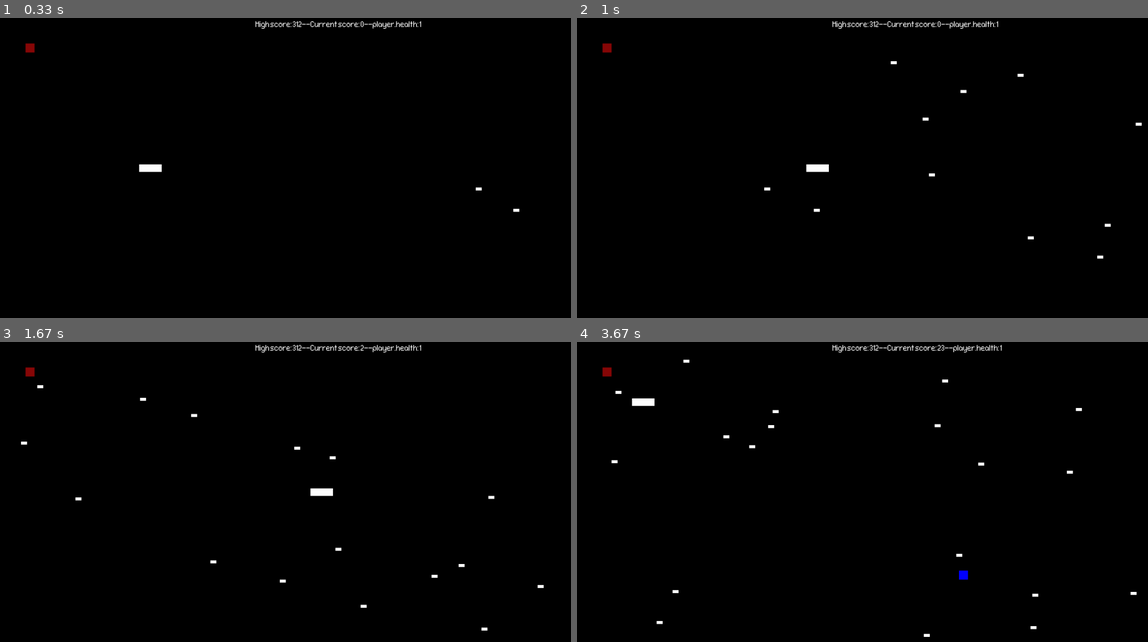
Above: before the commit, frames 1-4 (two rows, left to right).
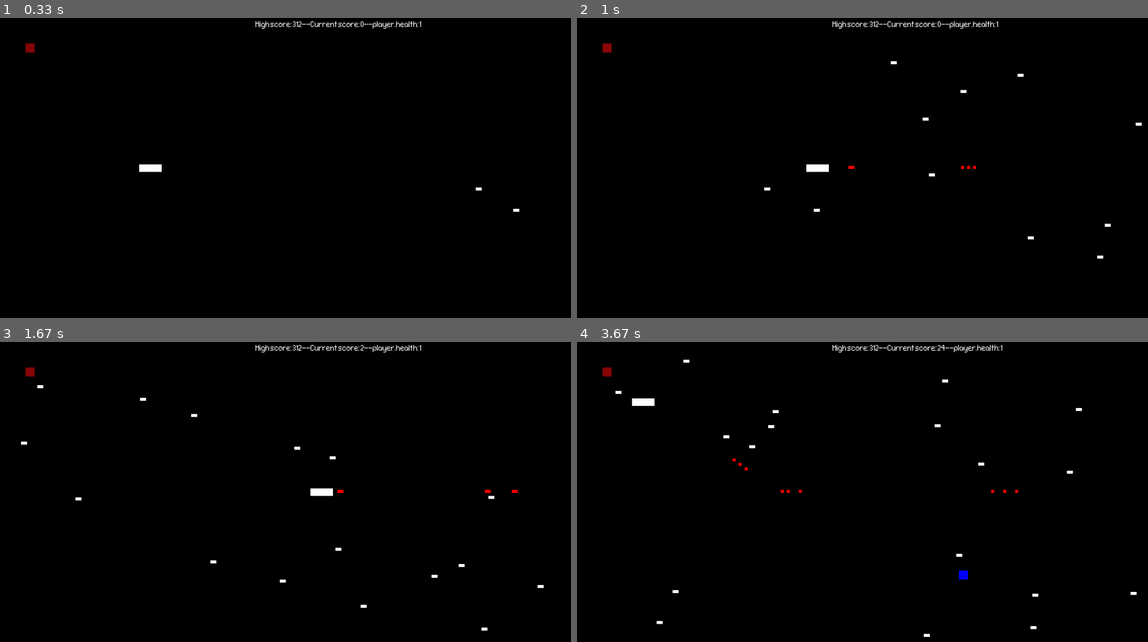
Above: after the commit, the same moments.

Repository: freshJester/pygame-prototypes
Game: pygame game, started from ver2_with_armor.py
The game is run twice, just before and just after one commit, with the same random seed, the same clock (stepped at 60 frames per second) and the same inputs.
Inputs:
- Up to frame 1 (0.33 s): no input
- Up to frame 2 (1 s): tap Space at 0.33, 0.73 s; hold D from 0.67 s (still down)
- Up to frame 3 (1.67 s): tap Space at 1.03, 1.57 s; release D at 1.13 s; hold D from 1.5 s (still down)
- Up to frame 4 (3.67 s): tap Space at 1.87, 2.07, 2.37, 2.97, 3.27, 3.4 s; release D at 1.97 s; hold A 2-2.53 s; hold A 2.9-3.3 s; hold W from 3.33 s (still down)

Frame 1 is identical in both runs. In frame 2, less than 0.1% of the frame differs, in the area x 47-70%, y 49-51%; in frame 3, less than 0.1%; in frame 4, 0.2%, in the area x 6-78%, y 0-51%.

Commit message:
Added Projectile Class, changed Player class to include spacebar and return location of player object.

Diff:
--- a/ver2_with_armor.py
+++ b/ver2_with_armor.py
@@ -17,6 +17,7 @@
     K_d,
     K_ESCAPE,
     KEYDOWN,
+    K_SPACE,
     QUIT,
 )
 
@@ -36,7 +37,8 @@
         self.surf.fill((255, 255, 255))  # Fills that surface with a color
         self.rect = self.surf.get_rect(center=(500, SCREEN_HEIGHT/2))  # Grabs a rectangle from the space on the Surface, useful for drawing the player later
         self.health = 1
-
+        self.player_pos_x = 0 #initialize x position of player object
+        self.player_pos_y = 0 #initialize y position of player object
     # Move the sprite based on user keypresses
     def update(self, pressed_keys):
         # If "UP" key pressed and we're not above the top
@@ -55,6 +57,11 @@
         if pressed_keys[K_d] and self.rect.right < SCREEN_WIDTH:
             self.rect.move_ip(15, 0)
 
+        # if 'Space" key is pressed get current position of the the player object
+        # Used in Projectile Class
+        if pressed_keys[K_SPACE]:
+            self.player_pos_x = self.rect.x
+            self.player_pos_y = self.rect.y
 
 # Define the enemy object by extending pygame.sprite.Sprite
 # The surface you draw on the screen is now an attribute of 'enemy'
@@ -101,6 +108,10 @@
                     with open('highscore.txt', 'w') as f:
                         f.write(str(score))
             self.kill()
+        # check if the enemy has hit a projectile
+        if pygame.sprite.spritecollideany(self, projectiles):
+            self.kill()
+            score += 1
 
 
 # Define the armor object by extending pygame.sprite.Sprite
@@ -130,6 +141,25 @@
             player.health+=1
             self.kill()
 
+# Define the projectile object by extending pygame.sprite.Sprite
+# The surface you draw on the screen is now an attribute of 'projectile'
+class Projectile(pygame.sprite.Sprite):
+    def __init__(self, player_pos_x, player_pos_y):
+        super(Projectile, self).__init__()
+        self.surf = pygame.Surface((10,10))
+        self.surf.fill((255,0,0)) # red
+        self.speed = 20
+        self.rect = self.surf.get_rect(
+            center = (player_pos_x + 60,
+                      player_pos_y + 10)
+        )
+
+    def update(self):
+        self.rect.move_ip(self.speed, 0)
+        if self.rect.left > SCREEN_WIDTH:
+            self.kill()
+        if pygame.sprite.spritecollideany(self, enemies):
+            self.kill()
 
 # TODO: This does not currently work
 # Or maybe it does, but the thing that draws it isn't working?
@@ -171,6 +201,7 @@
     enemies = pygame.sprite.Group()
     armors = pygame.sprite.Group()
     health = pygame.sprite.Group()
+    projectiles = pygame.sprite.Group()
     all_sprites = pygame.sprite.Group()
     all_sprites.add(player)
 
@@ -238,11 +269,19 @@
         # Update the player sprite based on user keypress
         player.update(pressed_keys)
 
+        # if space pressed generate projectiles
+        if pressed_keys[K_SPACE]:
+            new_projectile = Projectile(player.player_pos_x,player.player_pos_y)
+            projectiles.add(new_projectile)
+            all_sprites.add(new_projectile)
         # Update enemy position
         enemies.update(player)
 
         # Update armor position
         armors.update(player)
+
+        #update projectile position
+        projectiles.update()
 
         # Erase the previous position of the player
         screen.fill((0, 0, 0))
